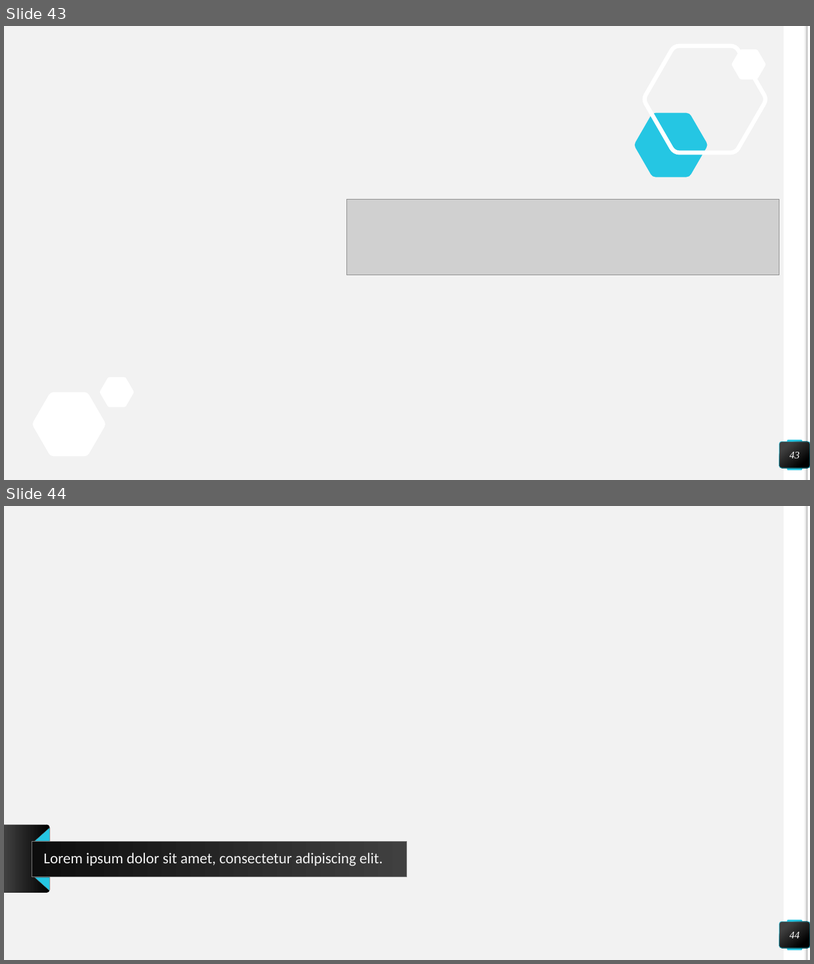
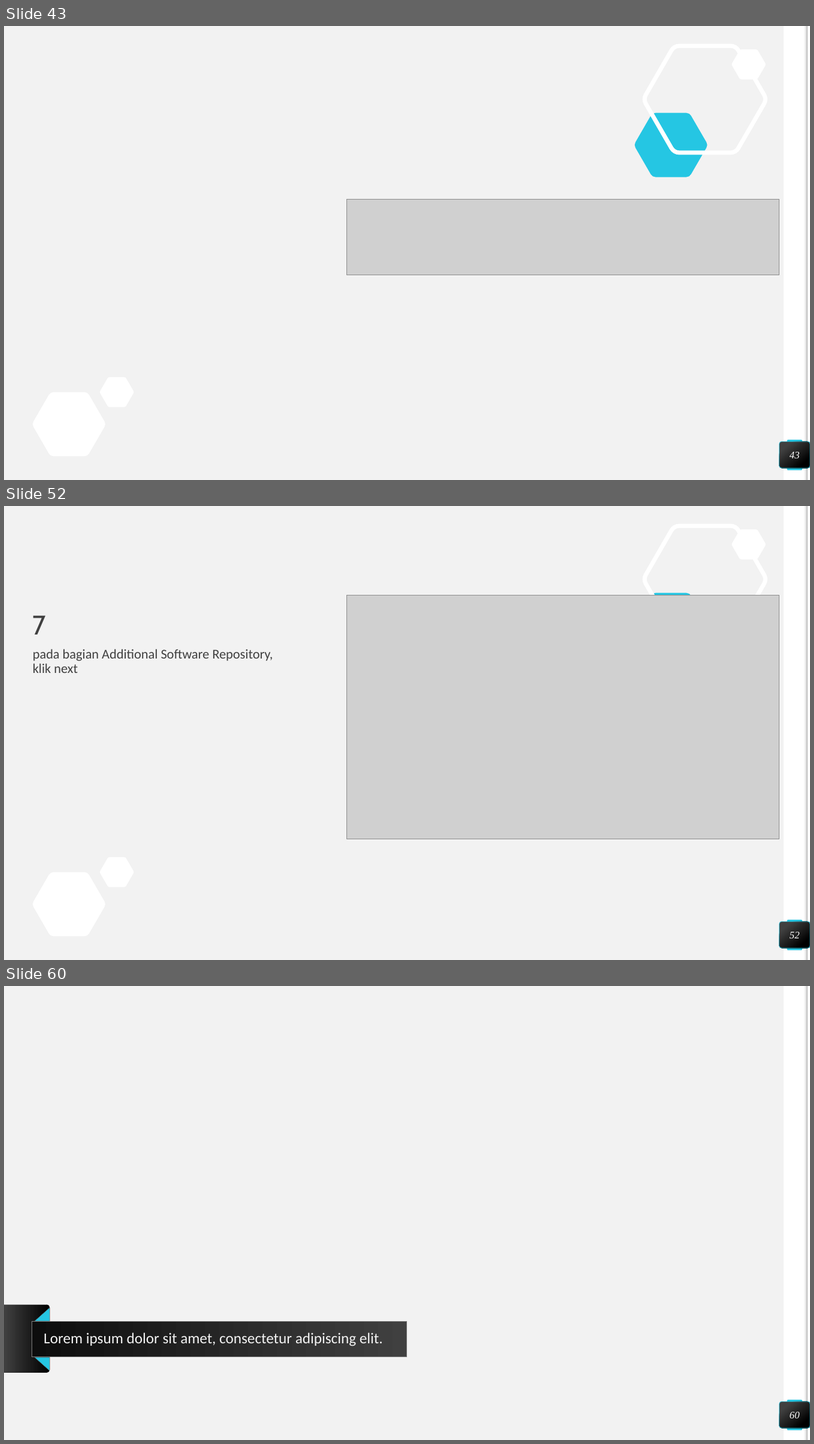
Before and after one commit to muammaradid/Pengantar-Deep-Learning, a slide deck: Tugas 1/54415319_Muammar Adid Prabowo_Tentang Python_4IA17.pptx. Shown one above the other, each under a label of ours: slides 43 and 44 before the commit, slides 43, 52 and 60 after it; the slides between them are not shown. The pictures are 814x964 and 814x1444 pixels, drawn with LibreOffice and Linux fonts; fonts in the diff are those of the drawing; grey boxes stand for pictures; background and template pictures are left out. Boxes give left, top, right and bottom in pixels: in the first picture for what was removed or moved away, otherwise in the second. Text is boxed around its words. In the diff, an @@ line names an element or a change of style, - is before the commit and + after.

```diff
--- a/Tugas 1/54415319_Muammar Adid Prabowo_Tentang Python_4IA17.pptx
+++ b/Tugas 1/54415319_Muammar Adid Prabowo_Tentang Python_4IA17.pptx
@@ slide 52 added at <box>4,506,810,960</box>, background #F2F2F2; not listed: 9 template elements that a slide beside it also shows @@
@@ picture added at <box>347,595,780,839</box> @@
@@ title added at <box>33,615,46,634</box>, 32 pt, text #404040 @@
+7
@@ text added at <box>33,649,273,673</box>, 16 pt, text #404040 @@
+pada bagian Additional Software Repository, klik next
@@ page number added at <box>780,921,810,948</box>, fill gradient #404040 to #000000, outline #25C6E3 0.5 pt, 12 pt, text #FFFFFF, italic @@
+52
@@ what was slide 44 is now slide 60 @@
@@ page number at <box>790,1411,800,1418</box>: text changed @@
-44
+60
```
Also in this commit, not shown: 15 other slides added.
